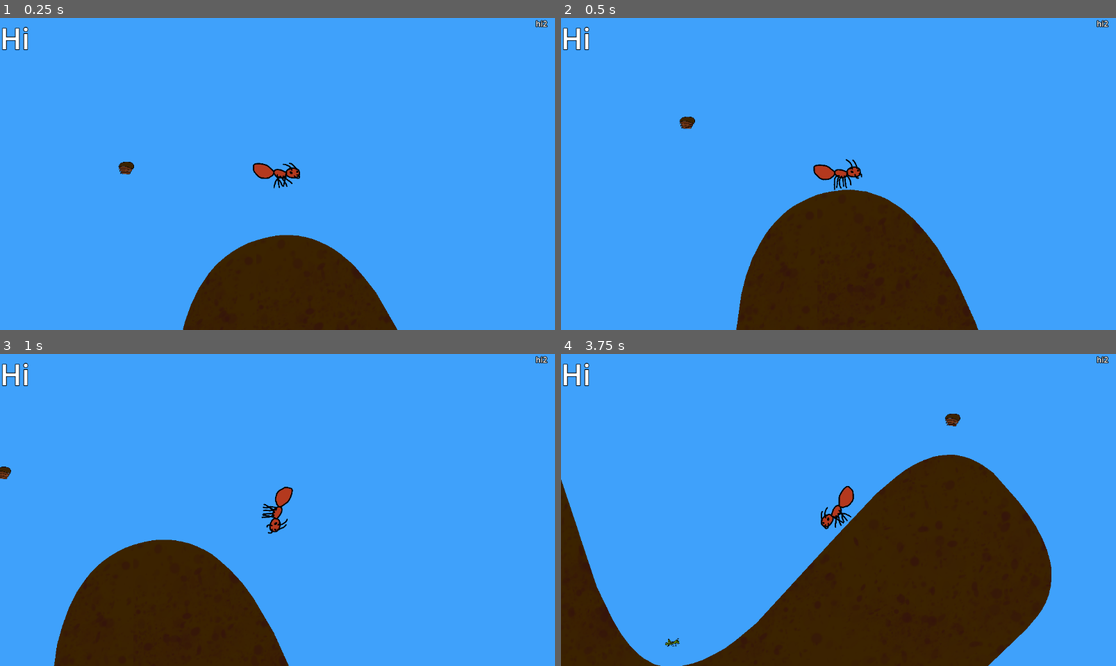
Above: before the commit, frames 1-4 (two rows, left to right).
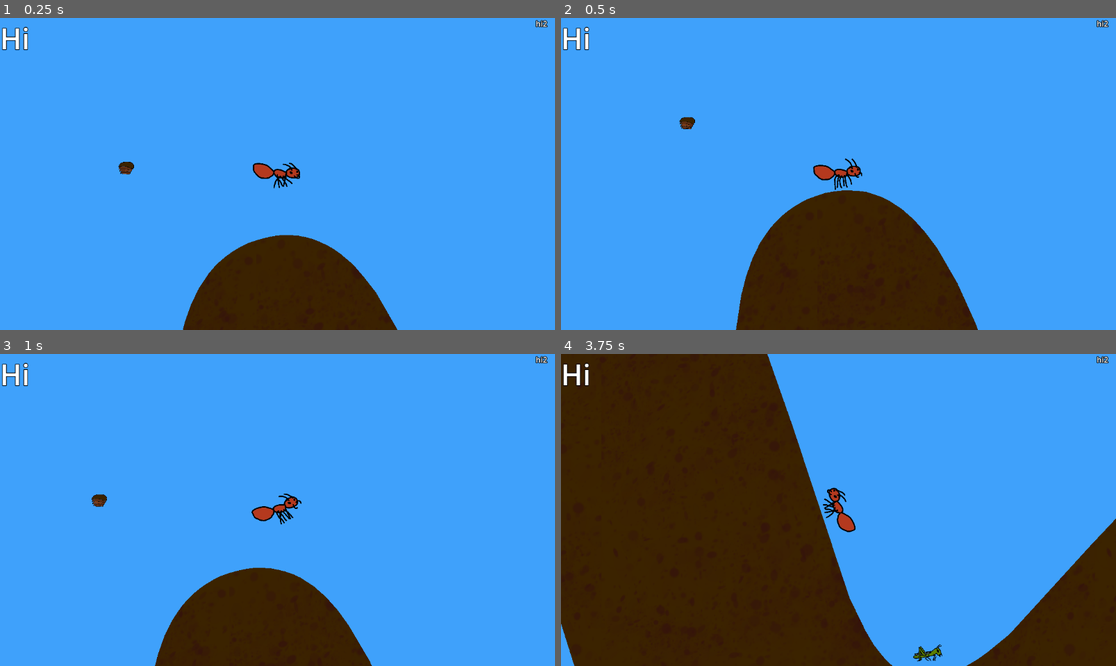
Above: after the commit, the same moments.

Repository: mitchellkazin15/the_garden_lord
Game: Godot game, scene res://main.tscn
Two runs of this game, one before a commit and one after it. Both use one fixed random seed, a clock stepped at 60 frames per second and the inputs below. The engine's default icon, where the game draws it, is replaced by a stand-in: a white triangle on a blue panel in a dark square.
Inputs (mouse positions are in pixels of both pictures, inside the frame that each line leads up to):
- Up to frame 1 (0.25 s): no input
- Up to frame 2 (0.5 s): no input
- Up to frame 3 (1 s): tap Enter at 0.5 s; move the mouse to (399, 494) at 0.52 s; hold D (move_right) from 0.53 s (still down); hold Shift (sprint) from 0.53 s (still down); click (399, 494) at 0.67 s; tap Space (jump) at 0.77 s; tap Up (air_rotate_ccw, bound only after the commit) at 0.8 s
- Up to frame 4 (3.75 s): tap Space (jump) at 1.07, 2.3 s; release D (move_right) at 1.25 s; release Shift (sprint) at 1.25 s; drag from (727, 525) to (810, 572) at 1.27 s; move the mouse to (894, 441) at 2.02 s; hold D (move_right) 2.03-2.75 s; tap Down (air_rotate_cw, bound only after the commit) at 2.1 s; drag from (810, 572) to (916, 456) at 2.77 s; move the mouse to (1005, 556) at 3.52 s; hold A (move_left) from 3.53 s (still down); hold Shift (sprint) from 3.53 s (still down)

Frame 1 is identical in both runs. In frame 2, 0.4% of the frame differs, in the area x 21-76%, y 31-100%; in frame 3, 13%; in frame 4, 63%, in the area x 0-100%, y 0-100%.

Commit message:
added basic enemies and attacks

Diff:
--- /dev/null
+++ b/attack_component.gd
@@ -0,0 +1,40 @@
+class_name AttackComponent
+extends Area2D
+
+@onready var hurtbox : CollisionPolygon2D = $CollisionPolygon2D
+@onready var animation : AnimatedSprite2D = $AnimatedSprite2D
+@onready var timer : Timer = $Timer
+@export var attack_time : float = 0.2
+var attacking = false
+
+func _ready():
+    visible = false
+    hurtbox.disabled = true
+    var num_frames = animation.get_sprite_frames().get_frame_count("default")
+    var new_framerate =  float(num_frames) / attack_time
+    animation.get_sprite_frames().set_animation_speed("default", new_framerate)
+
+
+func _physics_process(delta):
+    var attack_dir = Input.get_axis("ui_left", "ui_right")
+    if attack_dir == 0 or attacking:
+        return
+    attacking = true
+    scale.x = attack_dir
+    animation.play("default")
+    visible = true
+    hurtbox.disabled = false
+    timer.one_shot = true
+    timer.start(attack_time)
+
+
+func _on_attack_timeout():
+    attacking = false
+    animation.stop()
+    visible = false
+    hurtbox.disabled = true
+
+
+func _on_enemy_entered(body):
+    print("ATTACK!")
+    pass # Replace with function body.
--- a/base_stats.gd
+++ b/base_stats.gd
@@ -1,8 +1,15 @@
 class_name BaseStats
 extends Resource
 
+## Speed in pixels per second
 @export var speed = 400
 @export var jump_speed = 750
 @export var gravity = 1500
 @export var air_rotation_deg_per_sec = 360
 @export var sprint_multiplier = 1.5
+@export var acceleration = 400
+@export var friction = -400
+@export var damage = 10
+@export var weight = 10
+@export var health = 100
+@export var attack_speed = .6
--- a/base_stats.tres
+++ b/base_stats.tres
@@ -9,3 +9,9 @@
 gravity = 1500
 air_rotation_deg_per_sec = 360
 sprint_multiplier = 1.5
+acceleration = 600
+friction = -100
+damage = 10
+weight = 10
+health = 100
+attack_speed = 0.6
--- /dev/null
+++ b/crawl_on_surface_component.gd
@@ -0,0 +1,4 @@
+class_name CrawlOnSurfaceComponent
+extends Node
+
+@export var actor : CharacterBody2D
--- /dev/null
+++ b/enemy.gd
@@ -0,0 +1,15 @@
+class_name Enemy
+extends CharacterBody2D
+
+@onready var health_bar : TextureProgressBar = $TextureProgressBar
+var health = 100
+
+
+func _on_attack_entered(area):
+    print(area.collision_layer)
+    if not area.collision_layer & 0b100000:
+        return
+    health -= 10
+    health_bar.value -= 10
+    if health <= 0:
+        queue_free()
--- /dev/null
+++ b/event_service.gd
@@ -0,0 +1,16 @@
+extends Node2D
+
+signal player_transform(old_player, new_player)
+signal attack_collsion(body_1, body_2)
+
+
+func _on_player_transform(old_player, new_player):
+    get_tree().current_scene.add_child(new_player)
+    #print(old_player.get_children())
+    var remote_transform = old_player.find_child("RemoteTransform2D")
+    print(remote_transform)
+    new_player.global_position = old_player.global_position
+    remote_transform.reparent(new_player)
+    old_player.queue_free()
+    print("transforming")
+    pass # Replace with function body.
--- a/event_service.tscn
+++ b/event_service.tscn
@@ -1,8 +1,8 @@
 [gd_scene load_steps=2 format=3 uid="uid://tenk3t0gnmi4"]
 
-[ext_resource type="Script" path="res://PlayerTransformService.gd" id="1_3glt2"]
+[ext_resource type="Script" path="res://event_service.gd" id="1_0tdjv"]
 
 [node name="EventService" type="Node2D"]
-script = ExtResource("1_3glt2")
+script = ExtResource("1_0tdjv")
 
 [connection signal="player_transform" from="." to="." method="_on_player_transform"]
--- a/grasshopper.tscn
+++ b/grasshopper.tscn
@@ -28,7 +28,7 @@
 
 [node name="Grasshopper" type="CharacterBody2D"]
 collision_layer = 4
-collision_mask = 9
+collision_mask = 25
 floor_constant_speed = true
 floor_max_angle = 3.14159
 floor_snap_length = 10.0
@@ -52,3 +52,7 @@
 [node name="CollisionShape2D" type="CollisionShape2D" parent="."]
 position = Vector2(0, -5)
 shape = SubResource("CircleShape2D_iht05")
+
+[node name="Attack" type="Area2D" parent="."]
+
+[node name="CollisionPolygon2D" type="CollisionPolygon2D" parent="Attack"]
--- a/grasshopper_base_stats.tres
+++ b/grasshopper_base_stats.tres
@@ -9,3 +9,5 @@
 gravity = 1500
 air_rotation_deg_per_sec = 360
 sprint_multiplier = 1.5
+acceleration = 400
+friction = 400
--- a/grasshopper_item.tscn
+++ b/grasshopper_item.tscn
@@ -5,7 +5,7 @@
 [ext_resource type="Texture2D" uid="uid://csno7nvg3ciwm" path="res://raw_assets/grasshopper.png" id="2_vw4c2"]
 
 [sub_resource type="CircleShape2D" id="CircleShape2D_btk6k"]
-radius = 16.0
+radius = 24.0
 
 [node name="GrasshopperItem" instance=ExtResource("1_dh2cp")]
 collision_layer = 8
@@ -13,8 +13,8 @@
 script = ExtResource("2_0ojcn")
 
 [node name="Sprite2D" type="Sprite2D" parent="." index="0"]
-position = Vector2(2.27374e-13, -8)
-scale = Vector2(0.05, 0.05)
+position = Vector2(8, -16)
+scale = Vector2(0.1, 0.1)
 texture = ExtResource("2_vw4c2")
 
 [node name="CollisionShape2D" type="CollisionShape2D" parent="." index="1"]
--- a/main.tscn
+++ b/main.tscn
@@ -13,6 +13,7 @@
 [ext_resource type="PackedScene" uid="uid://bplod57gn2sfx" path="res://chitin.tscn" id="12_dmlil"]
 [ext_resource type="PackedScene" uid="uid://fjeotrteo4bf" path="res://hud.tscn" id="13_atdb7"]
 [ext_resource type="PackedScene" uid="uid://b4unke8e0ar4x" path="res://grasshopper_item.tscn" id="14_e3ssn"]
+[ext_resource type="PackedScene" uid="uid://t4ujhxar4nrn" path="res://praying_mantis.tscn" id="15_747ay"]
 [ext_resource type="PackedScene" uid="uid://58e3bkr7ubgv" path="res://player.tscn" id="15_ftxbg"]
 
 [sub_resource type="Resource" id="Resource_a36ma"]
@@ -236,3 +237,7 @@
 
 [node name="Chitin5" parent="." instance=ExtResource("12_dmlil")]
 position = Vector2(338, 48)
+
+[node name="PrayingMantis" parent="." instance=ExtResource("15_747ay")]
+position = Vector2(2632, 1383)
+scale = Vector2(-1, 1)
--- /dev/null
+++ b/new_script.gd
@@ -0,0 +1 @@
+extends Node
--- a/player.gd
+++ b/player.gd
@@ -4,7 +4,7 @@
 @export var stats : BaseStats
 @onready var animation = $Animation
 @onready var hitbox = $Area2D/Hitbox
-var frame_done = false
+var prev_air_rotate_dir = 0
 
 
 # Called when the node enters the scene tree for the first time.
@@ -36,28 +36,36 @@
         animation.play("idle")
 
 
+func accelerate(delta, direction, acceleration, final_speed, decel = false):
+    var velocity_scalar = velocity.length()
+    velocity = direction.normalized() * (velocity_scalar + acceleration * delta)
+    if ((velocity.length() > final_speed and not decel) or
+        ((velocity.angle_to(direction) != 0) and decel)):
+        velocity = direction.normalized() * final_speed
+
+
+
 func set_velocity_from_input(delta, on_surface, surface_normal):
-    var prev_vel = velocity
-    var move_right = Input.is_action_pressed("move_right")
-    var move_left = Input.is_action_pressed("move_left")
-    var direction = 0
-    if move_right:
-        direction = 1
-    if move_left:
-        direction = -1
+    var prev_velocity = velocity
+    var direction = Input.get_axis("move_left", "move_right")
+
     var sprint = stats.sprint_multiplier if Input.is_action_pressed("sprint") else 1.0
     if !on_surface:
+        var air_rotate_direction = Input.get_axis("air_rotate_ccw", "air_rotate_cw") * sign(hitbox.scale.x)
+        rotation += deg_to_rad(air_rotate_direction * stats.air_rotation_deg_per_sec * delta)
         if direction != 0:
-            velocity.x = direction * stats.speed * sprint
-        if sprint != 1.0:
-            rotation += deg_to_rad(direction * stats.air_rotation_deg_per_sec * delta)
+            velocity.x = direction * abs(prev_velocity.x)
+    elif direction != 0:
+        var tangent = Vector2(-direction * surface_normal.y, direction * surface_normal.x)
+        accelerate(delta, tangent, stats.acceleration * sprint, stats.speed * sprint)
+        flip_model(direction)
     else:
-        var rotated = Vector2(-direction * surface_normal.y, direction * surface_normal.x)
-        velocity = stats.speed * rotated * sprint
-        flip_model(direction)
+        var prev_direction = sign(surface_normal.angle_to(velocity))
+        var tangent = Vector2(-prev_direction * surface_normal.y, prev_direction * surface_normal.x)
+        accelerate(delta, tangent, stats.friction, 0, true)
 
     if Input.is_action_just_pressed("jump") and on_surface:
-        velocity = (stats.jump_speed * surface_normal)
+        velocity = (stats.jump_speed * surface_normal) + prev_velocity
 
 
 func apply_gravity(delta, on_surface, surface_normal):
@@ -71,7 +79,6 @@
 
 # Called every frame. 'delta' is the elapsed time since the previous frame.
 func _physics_process(delta):
-    frame_done = false
     var on_surface = is_on_surface()
     var normal = get_surface_normal(on_surface)
     if on_surface:
@@ -84,24 +91,5 @@
     apply_gravity(delta, on_surface, normal)
     move_and_slide()
     set_animation()
-    frame_done = true
-
-
-func transform_model(new_model):
-    new_model.position = position
-    print(animation)
-    print(hitbox)
-    get_tree().paused = true
-    get_tree().current_scene.add_child(new_model)
-    print("pausing")
-    while not frame_done:
-        print("frame not done")
-        pass
-    print("frame done")
-    animation = new_model.get_child(0)
-    hitbox = new_model.get_child(1)
-    add_child(animation)
-    add_child(hitbox)
-    print(animation)
-    print(hitbox)
-    get_tree().paused = false
+    var attack_dir = Input.get_axis("ui_left", "ui_right")
+    flip_model(attack_dir)
--- a/player.tscn
+++ b/player.tscn
@@ -1,22 +1,59 @@
-[gd_scene load_steps=5 format=3 uid="uid://58e3bkr7ubgv"]
+[gd_scene load_steps=14 format=3 uid="uid://58e3bkr7ubgv"]
 
 [ext_resource type="Script" path="res://player.gd" id="1_ifaqg"]
 [ext_resource type="SpriteFrames" uid="uid://b1gpj0xj8n57j" path="res://ant_idle.tres" id="2_deami"]
 [ext_resource type="Resource" uid="uid://y70wdsjq3iok" path="res://base_stats.tres" id="2_iowsn"]
+[ext_resource type="Script" path="res://attack_component.gd" id="4_aojg4"]
+[ext_resource type="Texture2D" uid="uid://1sdlc4do7xox" path="res://raw_assets/basic_attack/frame0000.png" id="5_e7e8h"]
+[ext_resource type="Texture2D" uid="uid://b1a4d07m2tgg8" path="res://raw_assets/basic_attack/frame0001.png" id="6_d0ryb"]
+[ext_resource type="Texture2D" uid="uid://ch362ld34pnhb" path="res://raw_assets/basic_attack/frame0002.png" id="7_57xyq"]
+[ext_resource type="Texture2D" uid="uid://ceg6wh2pidj7y" path="res://raw_assets/basic_attack/frame0003.png" id="8_07um7"]
+[ext_resource type="Texture2D" uid="uid://c8yn0e3pbqbab" path="res://raw_assets/basic_attack/frame0004.png" id="9_epw20"]
+[ext_resource type="Texture2D" uid="uid://raw11oxbarsg" path="res://raw_assets/basic_attack/frame0005.png" id="10_x4an3"]
+[ext_resource type="Texture2D" uid="uid://sivs6fi33nqb" path="res://raw_assets/basic_attack/frame0006.png" id="11_pyie5"]
 
 [sub_resource type="CircleShape2D" id="CircleShape2D_hrnv0"]
-radius = 70.1783
+radius = 85.1469
+
+[sub_resource type="SpriteFrames" id="SpriteFrames_cja7e"]
+animations = [{
+"frames": [{
+"duration": 1.0,
+"texture": ExtResource("5_e7e8h")
+}, {
+"duration": 1.0,
+"texture": ExtResource("6_d0ryb")
+}, {
+"duration": 1.0,
+"texture": ExtResource("7_57xyq")
+}, {
+"duration": 1.0,
+"texture": ExtResource("8_07um7")
+}, {
+"duration": 1.0,
+"texture": ExtResource("9_epw20")
+}, {
+"duration": 1.0,
+"texture": ExtResource("10_x4an3")
+}, {
+"duration": 1.0,
+"texture": ExtResource("11_pyie5")
+}],
+"loop": true,
+"name": &"default",
+"speed": 32.0
+}]
 
 [node name="Player" type="CharacterBody2D"]
-position = Vector2(-5, -20)
+position = Vector2(-9.53674e-07, -20)
 scale = Vector2(0.2, 0.2)
 collision_layer = 4
+collision_mask = 17
 floor_constant_speed = true
 floor_max_angle = 3.14159
 floor_snap_length = 10.0
 script = ExtResource("1_ifaqg")
 stats = ExtResource("2_iowsn")
-metadata/_edit_group_ = true
 
 [node name="Animation" type="AnimatedSprite2D" parent="."]
 sprite_frames = ExtResource("2_deami")
@@ -25,7 +62,7 @@
 frame_progress = 0.60512
 
 [node name="CollisionShape2D" type="CollisionShape2D" parent="."]
-position = Vector2(25, 100)
+position = Vector2(7.62939e-06, 90)
 shape = SubResource("CircleShape2D_hrnv0")
 
 [node name="Area2D" type="Area2D" parent="."]
@@ -35,3 +72,25 @@
 [node name="Hitbox" type="CollisionPolygon2D" parent="Area2D"]
 scale = Vector2(1, 1)
 polygon = PackedVector2Array(-26, -43, -35, -34, -115, -96, -200, -109, -243, -99, -248, -39, -217, 8, -176, 41, -108,  …(190 unchanged characters)…
+
+[node name="Attack" type="Area2D" parent="."]
+collision_layer = 32
+collision_mask = 16
+script = ExtResource("4_aojg4")
+
+[node name="CollisionPolygon2D" type="CollisionPolygon2D" parent="Attack"]
+position = Vector2(50, 0)
+polygon = PackedVector2Array(185, -165, 330, -135, 370, -15, 350, 105, 265, 175, 265, 25, 225, -110)
+disabled = true
+
+[node name="AnimatedSprite2D" type="AnimatedSprite2D" parent="Attack"]
+position = Vector2(325, 85)
+sprite_frames = SubResource("SpriteFrames_cja7e")
+frame = 2
+frame_progress = 0.393759
+
+[node name="Timer" type="Timer" parent="Attack"]
+one_shot = true
+
+[connection signal="body_entered" from="Attack" to="Attack" method="_on_enemy_entered"]
+[connection signal="timeout" from="Attack/Timer" to="Attack" method="_on_attack_timeout"]
--- /dev/null
+++ b/praying_mantis.tscn
@@ -0,0 +1,59 @@
+[gd_scene load_steps=6 format=3 uid="uid://t4ujhxar4nrn"]
+
+[ext_resource type="Script" path="res://enemy.gd" id="1_o5mtk"]
+[ext_resource type="Texture2D" uid="uid://cbeeatdrrg5dy" path="res://raw_assets/praying_mantis.png" id="1_yky4l"]
+[ext_resource type="Texture2D" uid="uid://bmmwqtijnifek" path="res://barHorizontal_red.png" id="3_ow42y"]
+
+[sub_resource type="SpriteFrames" id="SpriteFrames_tk7ry"]
+animations = [{
+"frames": [{
+"duration": 1.0,
+"texture": ExtResource("1_yky4l")
+}],
+"loop": true,
+"name": &"idle",
+"speed": 5.0
+}, {
+"frames": [{
+"duration": 1.0,
+"texture": ExtResource("1_yky4l")
+}],
+"loop": true,
+"name": &"walking",
+"speed": 5.0
+}]
+
+[sub_resource type="CircleShape2D" id="CircleShape2D_3tja1"]
+radius = 38.0526
+
+[node name="PrayingMantis" type="CharacterBody2D"]
+collision_layer = 4
+script = ExtResource("1_o5mtk")
+
+[node name="Animation" type="AnimatedSprite2D" parent="."]
+scale = Vector2(0.3, 0.3)
+sprite_frames = SubResource("SpriteFrames_tk7ry")
+animation = &"walking"
+
+[node name="CollisionShape2D" type="CollisionShape2D" parent="."]
+position = Vector2(0, 40)
+shape = SubResource("CircleShape2D_3tja1")
+
+[node name="Area2D" type="Area2D" parent="."]
+collision_layer = 16
+collision_mask = 39
+
+[node name="CollisionPolygon2D" type="CollisionPolygon2D" parent="Area2D"]
+polygon = PackedVector2Array(-36, -14, -101, 44, -85, 46, -43, 31, 23, -25, 28, -32, 33, -21, 55, -19, 42, 26, 58, 29, 92, -2, 95, -45, 85, -47, 47, -33, 47, -61, 57, -76, 68, -59, 87, -61, 88, -76, 101, -89, 100, -105, 46, -103, 39, -93, 42, -87, 33, -65)
+
+[node name="TextureProgressBar" type="TextureProgressBar" parent="."]
+offset_left = 14.0
+offset_top = -149.0
+offset_right = 214.0
+offset_bottom = -123.0
+scale = Vector2(0.56354, 0.35725)
+step = -1.0
+value = 100.0
+texture_progress = ExtResource("3_ow42y")
+
+[connection signal="area_entered" from="Area2D" to="." method="_on_attack_entered"]
--- a/project.godot
+++ b/project.godot
@@ -32,14 +32,12 @@
 
 move_right={
 "deadzone": 0.5,
-"events": [Object(InputEventKey,"resource_local_to_scene":false,"resource_name":"","device":0,"window_id":0,"alt_pressed":false,"shift_pressed":false,"ctrl_pressed":false,"meta_pressed":false,"pressed":false,"keycode":0,"physical_keycode":4194321,"key_label":0,"unicode":0,"echo":false,"script":null)
-, Object(InputEventKey,"resource_local_to_scene":false,"resource_name":"","device":0,"window_id":0,"alt_pressed":false,"shift_pressed":false,"ctrl_pressed":false,"meta_pressed":false,"pressed":false,"keycode":0,"physical_keycode":68,"key_label":0,"unicode":0,"echo":false,"script":null)
+"events": [Object(InputEventKey,"resource_local_to_scene":false,"resource_name":"","device":0,"window_id":0,"alt_pressed":false,"shift_pressed":false,"ctrl_pressed":false,"meta_pressed":false,"pressed":false,"keycode":0,"physical_keycode":68,"key_label":0,"unicode":0,"echo":false,"script":null)
 ]
 }
 move_left={
 "deadzone": 0.5,
-"events": [Object(InputEventKey,"resource_local_to_scene":false,"resource_name":"","device":0,"window_id":0,"alt_pressed":false,"shift_pressed":false,"ctrl_pressed":false,"meta_pressed":false,"pressed":false,"keycode":0,"physical_keycode":4194319,"key_label":0,"unicode":0,"echo":false,"script":null)
-, Object(InputEventKey,"resource_local_to_scene":false,"resource_name":"","device":0,"window_id":0,"alt_pressed":false,"shift_pressed":false,"ctrl_pressed":false,"meta_pressed":false,"pressed":false,"keycode":0,"physical_keycode":65,"key_label":0,"unicode":0,"echo":false,"script":null)
+"events": [Object(InputEventKey,"resource_local_to_scene":false,"resource_name":"","device":0,"window_id":0,"alt_pressed":false,"shift_pressed":false,"ctrl_pressed":false,"meta_pressed":false,"pressed":false,"keycode":0,"physical_keycode":65,"key_label":0,"unicode":0,"echo":false,"script":null)
 ]
 }
 move_up={
@@ -62,6 +60,16 @@
 "events": [Object(InputEventKey,"resource_local_to_scene":false,"resource_name":"","device":0,"window_id":0,"alt_presse …(181 unchanged characters)…
 ]
 }
+air_rotate_cw={
+"deadzone": 0.5,
+"events": [Object(InputEventKey,"resource_local_to_scene":false,"resource_name":"","device":-1,"window_id":0,"alt_pressed":false,"shift_pressed":false,"ctrl_pressed":false,"meta_pressed":false,"pressed":false,"keycode":0,"physical_keycode":4194322,"key_label":0,"unicode":0,"echo":false,"script":null)
+]
+}
+air_rotate_ccw={
+"deadzone": 0.5,
+"events": [Object(InputEventKey,"resource_local_to_scene":false,"resource_name":"","device":-1,"window_id":0,"alt_pressed":false,"shift_pressed":false,"ctrl_pressed":false,"meta_pressed":false,"pressed":false,"keycode":0,"physical_keycode":4194320,"key_label":0,"unicode":0,"echo":false,"script":null)
+]
+}
 
 [layer_names]
 
@@ -69,6 +77,8 @@
 2d_physics/layer_2="PlayerBody"
 2d_physics/layer_3="Feet"
 2d_physics/layer_4="Collectable"
+2d_physics/layer_5="Enemy"
+2d_physics/layer_6="Attack"
 
 [rendering]
 
Binary file added: barHorizontal_red.png
Not shown, added: barHorizontal_red.png.import
Not shown: 1 places in main.tscn that only renumber resources
Binary file added: raw_assets/basic_attack/frame0000.png
Not shown, added: raw_assets/basic_attack/frame0000.png.import
Binary file added: raw_assets/basic_attack/frame0001.png
Not shown, added: raw_assets/basic_attack/frame0001.png.import
Binary file added: raw_assets/basic_attack/frame0002.png
Not shown, added: raw_assets/basic_attack/frame0002.png.import
Binary file added: raw_assets/basic_attack/frame0003.png
Not shown, added: raw_assets/basic_attack/frame0003.png.import
Binary file added: raw_assets/basic_attack/frame0004.png
(and 12 more such lines)
